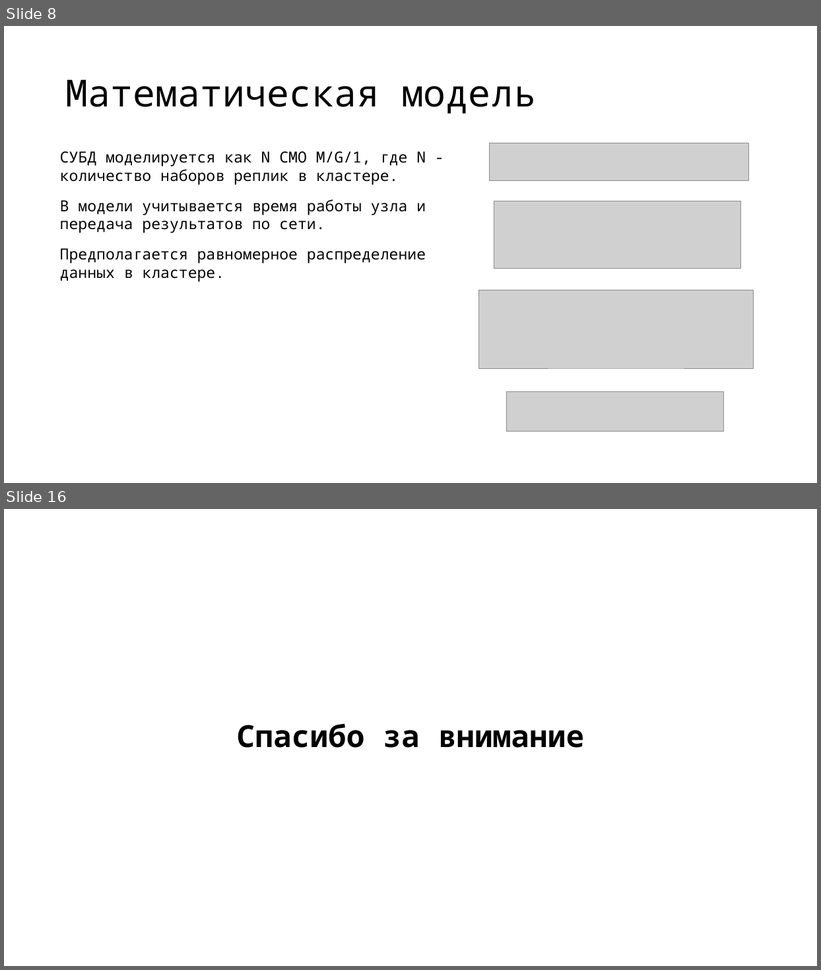
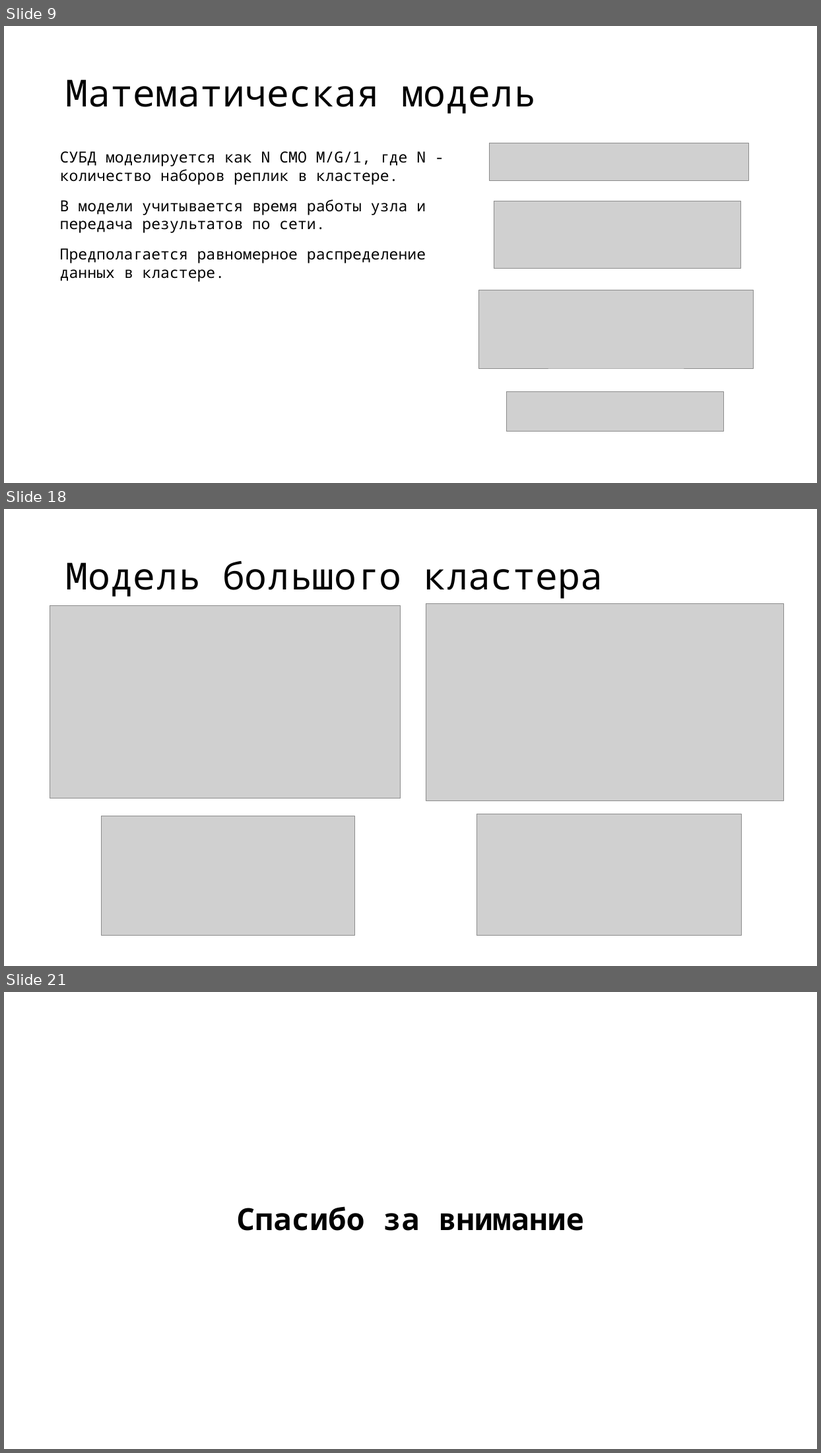
Before and after one commit to vitosotdihaet/pind, a slide deck: presentation.odp. Shown one above the other, each under a label of ours: slides 8 and 16 before the commit, slides 9, 18 and 21 after it; the slides between them are not shown. The pictures are 821x970 and 821x1453 pixels, drawn with LibreOffice and Linux fonts; fonts in the diff are those of the drawing; grey boxes stand for pictures. Boxes give left, top, right and bottom in pixels: in the first picture for what was removed or moved away, otherwise in the second. Text is boxed around its words. In the diff, an @@ line names an element or a change of style, - is before the commit and + after.

```diff
--- a/presentation.odp
+++ b/presentation.odp
@@ slide 18 added at (x1=4, y1=509, x2=817, y2=966), background #FFFFFF @@
@@ title added at (x1=66, y1=561, x2=603, y2=599), 44 pt, text #000000 @@
+Модель большого кластера
@@ picture added at (x1=50, y1=605, x2=401, y2=799) @@
@@ picture added at (x1=426, y1=603, x2=784, y2=801) @@
@@ picture added at (x1=101, y1=817, x2=354, y2=936) @@
@@ picture added at (x1=477, y1=814, x2=741, y2=936) @@
@@ what was slide 8 is now slide 9 @@
@@ what was slide 16 is now slide 21 @@
```
Also in this commit, not shown: 7 slides changed, 5 other slides added, 1 slide removed, 2 other files.
